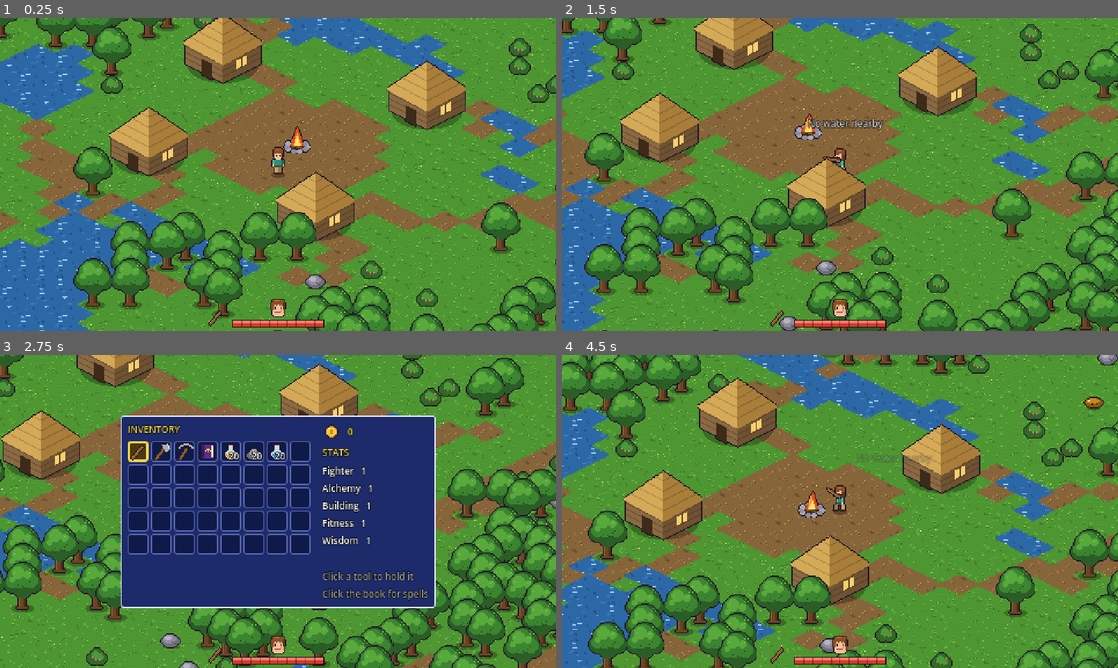
Above: before the commit, frames 1-4 (two rows, left to right).
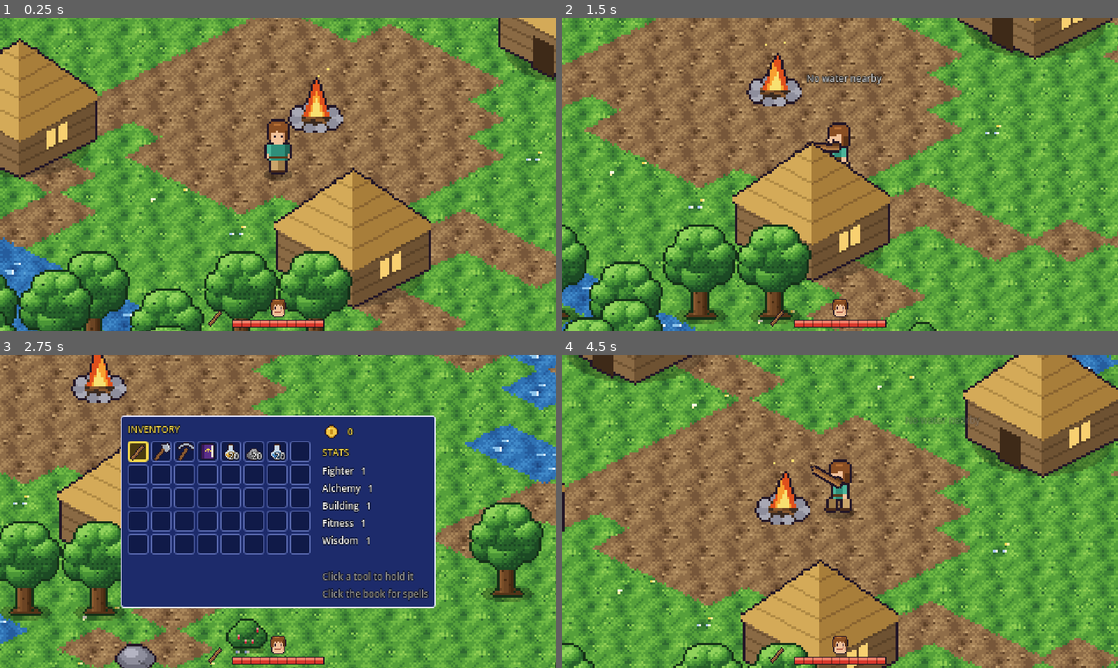
Above: after the commit, the same moments.

Repository: patrickyareinke/game1
Game: Godot game, scene res://scenes/main.tscn
Same seed, same stepped clock (60 frames per second), same inputs: the game is played once before the commit and once after it.
Inputs (mouse positions are in pixels of both pictures, inside the frame that each line leads up to):
- Up to frame 1 (0.25 s): no input
- Up to frame 2 (1.5 s): move the mouse to (962, 158) at 0.52 s; hold D 0.53-1.28 s; tap F at 0.6, 1.35 s; click (962, 158) at 0.67 s; move the mouse to (728, 190) at 1.27 s; hold S from 1.28 s (still down); click (728, 190) at 1.42 s
- Up to frame 3 (2.75 s): move the mouse to (333, 442) at 2.02 s; release S at 2.03 s; hold D from 2.03 s (still down); tap E at 2.1 s; click (333, 442) at 2.17 s; tap F at 2.3 s
- Up to frame 4 (4.5 s): move the mouse to (812, 574) at 2.77 s; release D at 2.78 s; hold W 2.78-3.53 s; tap Q at 2.85 s; click (812, 574) at 2.92 s; tap F at 3.05, 3.8 s; move the mouse to (1006, 558) at 3.52 s; hold A from 3.53 s (still down); tap 1 at 3.6 s; click (1006, 558) at 3.67 s; move the mouse to (673, 464) at 4.27 s; tap 2 at 4.35 s; click (673, 464) at 4.42 s

The runs differ from the first frame. In frame 1, 76% of the frame differs, in the area x 0-100%, y 0-100%; in frame 2, 72%; in frame 3, 48%; in frame 4, 77%.

Commit message:
Boss intro cinematic, manual pickups, 2x zoom, prettier pixel art
- Cave entry: slow fade to black, long hold, sudden cut to the Hive Mantis
  with a tilted push-in, roar + title card, then back to the player
- Six slimes in the boss room, half of them keep distance and spit slime
- Hidden stashes no longer auto-collect: very faint tile-shaped ring,
  press F on it
- Killed slimes leave tile-shaped remains with their ingredient + coins;
  F collects them and they disappear
- Camera zoom 2x (character twice as big), 1.5x in the boss cave
- Seamless dithered ground textures, shaded trees, bushes, slimes and boss

Co-Authored-By: Claude Opus 5.5 <noreply@anthropic.com>
Claude-Session: https://claude.ai/code/session_01CvBu1rya8CUCR7cnUQet3L

Diff:
--- a/scripts/boss.gd
+++ b/scripts/boss.gd
@@ -75,7 +75,7 @@
 
 	var player: Node2D = world.player
 	var dist := player.position.distance_to(position)
-	if not world.in_cave or dist > AGGRO_RANGE:
+	if not world.in_cave or dist > AGGRO_RANGE or Game.cutscene:
 		return
 	spit_t -= delta
 	slam_t -= delta
--- a/scripts/boss_spit.gd
+++ b/scripts/boss_spit.gd
@@ -8,19 +8,25 @@
 var world: Node2D
 var velocity := Vector2.ZERO
 var travelled := 0.0
+var color := Color(0.6, 0.95, 0.2)
+var speed := SPEED
 
 
-func setup(w: Node2D, from: Vector2, to: Vector2) -> void:
+func setup(w: Node2D, from: Vector2, to: Vector2, col := Color(0.6, 0.95, 0.2), spd := SPEED) -> void:
 	world = w
 	position = from
-	velocity = (to - from).normalized() * SPEED
+	color = col
+	speed = spd
+	velocity = (to - from).normalized() * speed
 	if velocity == Vector2.ZERO:
-		velocity = Vector2.DOWN * SPEED
+		velocity = Vector2.DOWN * speed
 
 
 func _physics_process(delta: float) -> void:
+	if Game.cutscene:
+		return
 	position += velocity * delta
-	travelled += SPEED * delta
+	travelled += speed * delta
 	if world.player.position.distance_to(position) < 8.0:
 		world.player.hurt(1, position)
 		_end()
@@ -36,11 +42,11 @@
 	draw_set_transform(Vector2.ZERO, 0.0, Vector2(1.0, 0.45))
 	draw_circle(Vector2.ZERO, 3.0, Color(0, 0, 0, 0.25))
 	draw_set_transform(Vector2.ZERO)
-	draw_circle(Vector2(0, -HEIGHT), 4.0, Color(0.35, 0.6, 0.1))
-	draw_circle(Vector2(0, -HEIGHT), 3.0, Color(0.6, 0.95, 0.2))
-	draw_circle(Vector2(-1, -HEIGHT - 1), 1.2, Color(0.9, 1, 0.6))
+	draw_circle(Vector2(0, -HEIGHT), 4.0, color.darkened(0.4))
+	draw_circle(Vector2(0, -HEIGHT), 3.0, color)
+	draw_circle(Vector2(-1, -HEIGHT - 1), 1.2, color.lightened(0.6))
 
 
 func _end() -> void:
-	world.ring_fx(position, 8.0, Color(0.6, 0.95, 0.2))
+	world.ring_fx(position, 8.0, color)
 	queue_free()
--- a/scripts/enemy.gd
+++ b/scripts/enemy.gd
@@ -19,6 +19,10 @@
 var root_t := 0.0
 var dead := false
 var hit_radius := 0.0        # extra hit size (big enemies use more)
+var spitter := false         # keeps its distance and spits slime
+var spit_t := 2.0
+const SPIT_RANGE := 120.0
+const SPIT_COLORS := {"oil": Color(0.95, 0.65, 0.15), "ash": Color(0.55, 0.55, 0.6), "water": Color(0.35, 0.7, 1.0)}
 var hurt_t := 0.0
 var knock := Vector2.ZERO
 var wander_dir := Vector2.ZERO
@@ -54,10 +58,22 @@
 
 	var player: Node2D = world.player
 	var to_player := player.position - position
-	if to_player.length() > ACTIVE_RANGE:
+	if to_player.length() > ACTIVE_RANGE or Game.cutscene:
 		return
 	var dir := Vector2.ZERO
-	if to_player.length() < CHASE_RANGE:
+	if spitter and to_player.length() < SPIT_RANGE:
+		# keep some distance, puff up and spit
+		if to_player.length() < 55.0:
+			dir = -to_player.normalized() * 0.8
+		spit_t -= delta
+		if spit_t <= 0.0 and root_t <= 0.0:
+			spit_t = randf_range(2.2, 3.2)
+			var tw := create_tween()
+			tw.tween_property(sprite, "scale", Vector2(1.25, 0.8), 0.15)
+			tw.tween_callback(func(): world.spawn_spit(position + Vector2(0, -4), world.player.position,
+				SPIT_COLORS[kind], 70.0))
+			tw.tween_property(sprite, "scale", Vector2.ONE, 0.12)
+	elif to_player.length() < CHASE_RANGE:
 		dir = to_player.normalized()
 	else:
 		wander_t -= delta
--- a/scripts/game_state.gd
+++ b/scripts/game_state.gd
@@ -81,6 +81,7 @@
 var build_mode := false
 var boss := {}               # boss bar info, written by boss.gd
 var boss_defeated := false
+var cutscene := false       # boss intro: player, enemies and boss wait
 
 
 func _ready() -> void:
@@ -265,3 +266,8 @@
 	if spell_upgrade[spell] != "":
 		return icons["up_" + spell_upgrade[spell]]
 	return icons[spell]
+
+
+func set_cutscene(on: bool) -> void:
+	cutscene = on
+	changed.emit()
--- /dev/null
+++ b/scripts/pickup.gd
@@ -0,0 +1,65 @@
+extends Node2D
+## Something on the ground you pick up with F.
+##   stash   - hidden ingredients: only a very faint ring shaped like the tile
+##   remains - what a killed slime leaves: a goo splat with its ingredient
+## Both sit exactly on their tile. Collecting removes them.
+
+const NEAR := 26.0           # player distance for "you can pick this up"
+
+var world: Node2D
+var kind := "stash"          # "stash" or "remains"
+var item := "oil"
+var count := 1
+var coins := 0
+var t := 0.0
+var near := false
+var sprite: Sprite2D
+
+
+func _ready() -> void:
+	t = randf() * 3.0
+	if kind == "remains":
+		sprite = Sprite2D.new()
+		sprite.texture = load("res://assets/sprites/remains_%s.png" % item)
+		sprite.offset = Vector2(0, 0)   # 34x20 splat centred on the tile centre
+		add_child(sprite)
+
+
+func _process(delta: float) -> void:
+	if world.player == null:
+		return
+	var d: float = world.player.position.distance_to(position)
+	if d > 260.0 and not near:
+		return                   # far away: nothing to animate
+	t += delta
+	near = d < NEAR
+	queue_redraw()
+
+
+func _draw() -> void:
+	if kind == "stash":
+		# very faint pulsing ring, the shape of the tile (iso diamond, inset)
+		var a := 0.10 + 0.06 * sin(t * 2.0)
+		if near:
+			a = 0.45 + 0.15 * sin(t * 6.0)
+		var pts := PackedVector2Array([Vector2(0, -6), Vector2(12, 0), Vector2(0, 6), Vector2(-12, 0), Vector2(0, -6)])
+		draw_polyline(pts, Color(1, 0.95, 0.7, a), 1.0)
+	if near:
+		# small "F" key hint above it
+		var p := Vector2(-4, -18 if kind == "remains" else -14)
+		draw_rect(Rect2(p, Vector2(8, 8)), Color(0.1, 0.1, 0.2, 0.85))
+		draw_rect(Rect2(p, Vector2(8, 8)), Color(1, 0.95, 0.7), false, 1.0)
+		draw_string(ThemeDB.fallback_font, p + Vector2(1.5, 6.5), "F", HORIZONTAL_ALIGNMENT_LEFT, -1, 7,
+			Color(1, 0.95, 0.7))
+
+
+func collect() -> void:
+	Game.add_item(item, count)
+	var text := "+%d %s" % [count, Game.ITEMS[item]["name"]]
+	if coins > 0:
+		Game.add_money(coins)
+		text += "  +%d coins" % coins
+	world.popup(position + Vector2(0, -22), text, Color(1, 0.9, 0.4))
+	world.ring_fx(position, 12.0, Color(1, 0.9, 0.4), 0.4)
+	world.pickups.erase(self)
+	queue_free()
--- a/scripts/player.gd
+++ b/scripts/player.gd
@@ -13,6 +13,8 @@
 const SWING_ARC := deg_to_rad(150.0)
 const REACH := 16.0
 const INVULN_TIME := 1.0
+const ZOOM := 2.0                    # character shown at double size
+const CAVE_ZOOM := 1.5               # a bit wider in the boss cave
 
 var world: Node2D
 var dir := Dir.DOWN
@@ -51,6 +53,8 @@
 	add_child(stick)
 
 	cam = Camera2D.new()
+	cam.zoom = Vector2(ZOOM, ZOOM)
+	cam.ignore_rotation = false          # the boss intro tilts the camera
 	add_child(cam)
 
 
@@ -60,6 +64,9 @@
 
 
 func _physics_process(delta: float) -> void:
+	if Game.cutscene:
+		sprite.frame = dir * 4
+		return
 	var input := Vector2(
 		float(Input.is_physical_key_pressed(KEY_D)) - float(Input.is_physical_key_pressed(KEY_A)),
 		float(Input.is_physical_key_pressed(KEY_S)) - float(Input.is_physical_key_pressed(KEY_W)))
@@ -101,6 +108,9 @@
 		cam_target = ((world.boss.position + Vector2(0, -40)) - position) * 0.5
 		cam_target = cam_target.limit_length(110.0)
 	cam.offset = cam.offset.lerp(cam_target, minf(1.0, delta * 5.0))
+	var z := CAVE_ZOOM if world.in_cave else ZOOM
+	cam.zoom = cam.zoom.lerp(Vector2(z, z), minf(1.0, delta * 4.0))
+	cam.rotation = lerpf(cam.rotation, 0.0, minf(1.0, delta * 4.0))
 
 	for id in cooldowns:
 		cooldowns[id] = maxf(cooldowns[id] - delta, 0.0)
@@ -110,9 +120,11 @@
 
 
 func _unhandled_input(event: InputEvent) -> void:
+	if Game.cutscene:
+		return
 	var key := event as InputEventKey
 	if key and key.pressed and not key.echo and key.physical_keycode == KEY_F:
-		_gather_water()
+		_interact()
 		return
 
 	var mb := event as InputEventMouseButton
@@ -188,6 +200,12 @@
 
 # --- misc ------------------------------------------------------------------
 
+func _interact() -> void:
+	## F: pick up stash / remains if one is close, otherwise scoop water.
+	if not world.try_collect(position):
+		_gather_water()
+
+
 func _gather_water() -> void:
 	var cell: Vector2i = world.screen_to_grid(position)
 	for dy in range(-1, 2):
--- a/scripts/ui.gd
+++ b/scripts/ui.gd
@@ -37,6 +37,9 @@
 var upgrade_icon: TextureRect
 var pending_upgrades: Array[String] = []
 var upgrade_spell := ""
+var fade: ColorRect              # full-screen black for the cave intro
+var title: Label
+var subtitle: Label
 
 
 func _ready() -> void:
@@ -46,6 +49,7 @@
 	_build_book()
 	_build_ring()
 	_build_upgrade()
+	_build_cinema()
 	Game.changed.connect(refresh)
 	Game.upgrade_ready.connect(_on_upgrade_ready)
 	refresh()
@@ -332,6 +336,42 @@
 	_show_next_upgrade()
 
 
+# --- cinematic -------------------------------------------------------------
+
+func _build_cinema() -> void:
+	var layer := CanvasLayer.new()
+	layer.layer = 10                  # above the HUD
+	add_child(layer)
+	fade = ColorRect.new()
+	fade.color = Color(0, 0, 0, 0)
+	fade.size = SCREEN
+	fade.mouse_filter = Control.MOUSE_FILTER_IGNORE
+	layer.add_child(fade)
+	title = _label("", Color(0.9, 0.65, 1.0))
+	title.add_theme_font_size_override("font_size", 24)
+	title.add_theme_constant_override("outline_size", 6)
+	subtitle = _label("", Color(1, 1, 1, 0.85))
+	for l in [title, subtitle]:
+		l.size = Vector2(SCREEN.x, 30)
+		l.horizontal_alignment = HORIZONTAL_ALIGNMENT_CENTER
+		l.modulate.a = 0.0
+		layer.add_child(l)
+	title.position = Vector2(0, SCREEN.y - 78)
+	subtitle.position = Vector2(0, SCREEN.y - 50)
+
+
+func show_title(big: String, small: String, hold: float) -> void:
+	title.text = big
+	subtitle.text = small
+	var tw := create_tween().set_parallel()
+	for l in [title, subtitle]:
+		l.modulate.a = 0.0
+		tw.tween_property(l, "modulate:a", 1.0, 0.25)
+	tw.chain().tween_interval(hold)
+	tw.chain().tween_property(title, "modulate:a", 0.0, 0.4)
+	tw.parallel().tween_property(subtitle, "modulate:a", 0.0, 0.4)
+
+
 # --- input -----------------------------------------------------------------
 
 func _unhandled_input(event: InputEvent) -> void:
@@ -399,7 +439,9 @@
 	face.texture = Game.icons["face_hurt"] if Game.hp <= 3 else Game.icons["face"]
 	hp_bar.queue_redraw()
 	build_label.visible = Game.build_mode
-	boss_box.visible = Game.boss.get("visible", false)
+	for n in [face, hp_bar, tool_icon]:
+		n.visible = not Game.cutscene
+	boss_box.visible = Game.boss.get("visible", false) and not Game.cutscene
 	if boss_box.visible:
 		if Game.boss["open"]:
 			boss_status.text = "Cage open! Burn the heart with fire!"
--- a/scripts/world.gd
+++ b/scripts/world.gd
@@ -57,7 +57,8 @@
 var terrain := PackedByteArray()   # T per cell, index = y * GRID_W + x
 var variant := PackedByteArray()   # random 0..99 per cell for tile variety
 var props := {}                    # Vector2i -> { "type": String, "node": Sprite2D }
-var stashes := {}                  # Vector2i -> { "id": String, "count": int } (invisible)
+var pickups: Array = []            # pickup.gd nodes: hidden stashes and monster remains
+var pickup_layer := Node2D.new()
 var village := Vector2i.ZERO       # fireplace cell
 var fire: Sprite2D
 var anim_time := 0.0
@@ -65,7 +66,7 @@
 var mountain := Vector2i.ZERO      # mountain centre
 var cave_entrance := Vector2i.ZERO # step here (overworld) -> into the cave
 var mountain_exit := Vector2i.ZERO # where you come out again
-var arena_arrival := ARENA + Vector2i(8, 8)
+var arena_arrival := ARENA + Vector2i(5, 5)
 var cave_exit := ARENA + Vector2i(11, 11)
 var mountain_decor: Array = []    # [Sprite2D, keep_visible_in_cave]
 var in_cave := false
@@ -97,6 +98,8 @@
 	entities = Node2D.new()
 	entities.y_sort_enabled = true      # things lower on screen draw in front
 	add_child(entities)
+	pickup_layer.z_index = -3           # on the ground, under people and props
+	add_child(pickup_layer)
 
 	for cell in props:
 		_spawn_prop_node(cell)
@@ -454,7 +457,6 @@
 
 func on_player_cell(cell: Vector2i) -> void:
 	## Called by the player on every new tile.
-	check_hidden(cell)
 	if cell == cave_entrance and not in_cave:
 		enter_cave()
 	elif cell == cave_exit and in_cave:
@@ -473,6 +475,26 @@
 
 
 func enter_cave() -> void:
+	## Dramatic entry: slow fade to black, a long moment of darkness, then a
+	## sudden cut to the boss with a zoomed, tilted camera, a roar, and back.
+	if Game.cutscene:
+		return
+	Game.set_cutscene(true)
+	var boss_alive := not Game.boss_defeated
+	var tw := create_tween()
+	tw.tween_property(ui.fade, "color:a", 1.0, 0.9 if boss_alive else 0.4) \
+		.set_trans(Tween.TRANS_SINE).set_ease(Tween.EASE_IN)
+	tw.tween_callback(_arrive_in_cave)
+	if boss_alive:
+		tw.tween_interval(1.8)               # hold the black a little longer
+		tw.tween_callback(_boss_reveal)
+	else:
+		tw.tween_interval(0.3)
+		tw.tween_property(ui.fade, "color:a", 0.0, 0.4)
+		tw.tween_callback(func(): Game.set_cutscene(false))
+
+
+func _arrive_in_cave() -> void:
 	player.position = cell_center(arena_arrival)
 	player.last_cell = arena_arrival
 	if boss == null and not Game.boss_defeated:
@@ -483,8 +505,72 @@
 		for dy in range(-1, 2):
 			for dx in range(-1, 2):
 				props[ARENA + Vector2i(-3 + dx, -3 + dy)] = {"type": "block"}
+	_fill_arena_slimes()
 	_set_cave_view(true)
-	popup(player.position + Vector2(0, -40), "The Hive", Color(0.85, 0.6, 1.0))
+	var cam: Camera2D = player.cam
+	cam.offset = Vector2.ZERO
+	cam.rotation = 0.0
+	var z: float = player.CAVE_ZOOM
+	cam.zoom = Vector2(z, z)
+
+
+func _fill_arena_slimes() -> void:
+	## Slimes crawling around the boss room; about half of them spit.
+	const ARENA_SLIMES := 6
+	var have := get_tree().get_nodes_in_group("arena_slimes").size()
+	var cells := []
+	for dy in range(-int(ARENA_R), int(ARENA_R) + 1):
+		for dx in range(-int(ARENA_R), int(ARENA_R) + 1):
+			var c := ARENA + Vector2i(dx, dy)
+			if terrain_at(c) == T.CAVE and is_walkable_cell(c) \
+					and Vector2(c).distance_to(Vector2(ARENA + Vector2i(-3, -3))) > 4.0 \
+					and Vector2(c).distance_to(Vector2(arena_arrival)) > 5.0:
+				cells.append(c)
+	cells.shuffle()
+	for i in range(have, ARENA_SLIMES):
+		if cells.is_empty():
+			return
+		var e := ENEMY_SCRIPT.new()
+		e.world = self
+		e.kind = ["oil", "ash", "water"][rng.randi_range(0, 2)]
+		e.spitter = i % 2 == 0
+		e.position = cell_center(cells.pop_back())
+		e.add_to_group("arena_slimes")
+		entities.add_child(e)
+
+
+func _boss_reveal() -> void:
+	var cam: Camera2D = player.cam
+	var focus: Vector2 = boss.position + Vector2(0, -40) - player.position
+	ui.fade.color.a = 0.0                        # sudden cut back to the light
+	cam.offset = focus + Vector2(-30, 10)
+	cam.zoom = Vector2(3.1, 3.1)
+	cam.rotation = -0.09
+	var tw := create_tween()
+	# slow drifting push-in with the camera swinging across (perspective shift)
+	tw.set_parallel()
+	tw.tween_property(cam, "offset", focus + Vector2(20, -6), 1.6).set_trans(Tween.TRANS_SINE)
+	tw.tween_property(cam, "rotation", 0.07, 1.6).set_trans(Tween.TRANS_SINE)
+	tw.tween_property(cam, "zoom", Vector2(2.5, 2.5), 1.6).set_trans(Tween.TRANS_SINE)
+	tw.set_parallel(false)
+	# the roar: snap in, title card, shake
+	tw.tween_callback(func():
+		ring_fx(boss.position + Vector2(0, -30), 70.0, Color(0.9, 0.5, 1.0), 0.6)
+		ui.show_title("HIVE MANTIS", "Guardian of the Hive", 1.2))
+	tw.tween_property(cam, "zoom", Vector2(2.9, 2.9), 0.12).set_trans(Tween.TRANS_BACK)
+	tw.tween_property(cam, "rotation", -0.03, 0.12)
+	for i in 8:
+		var k := 6.0 * (1.0 - i / 8.0)
+		tw.tween_property(cam, "offset", focus + Vector2(randf_range(-k, k), randf_range(-k, k)), 0.05)
+	tw.tween_interval(1.0)
+	# back to the player
+	var z: float = player.CAVE_ZOOM
+	tw.set_parallel()
+	tw.tween_property(cam, "offset", Vector2.ZERO, 0.9).set_trans(Tween.TRANS_CUBIC).set_ease(Tween.EASE_IN_OUT)
+	tw.tween_property(cam, "zoom", Vector2(z, z), 0.9).set_trans(Tween.TRANS_CUBIC).set_ease(Tween.EASE_IN_OUT)
+	tw.tween_property(cam, "rotation", 0.0, 0.9).set_trans(Tween.TRANS_CUBIC).set_ease(Tween.EASE_IN_OUT)
+	tw.set_parallel(false)
+	tw.tween_callback(func(): Game.set_cutscene(false))
 
 
 func exit_cave() -> void:
@@ -511,9 +597,9 @@
 	Game.changed.emit()
 
 
-func spawn_spit(from: Vector2, to: Vector2) -> void:
+func spawn_spit(from: Vector2, to: Vector2, col := Color(0.6, 0.95, 0.2), spd := 110.0) -> void:
 	var sp := preload("res://scripts/boss_spit.gd").new()
-	sp.setup(self, from, to)
+	sp.setup(self, from, to, col, spd)
 	entities.add_child(sp)
 
 
@@ -554,19 +640,35 @@
 				candidates.append([cell, item])
 	candidates.shuffle()
 	for c in candidates.slice(0, HIDDEN_COUNT):
-		stashes[c[0]] = {"id": c[1], "count": randi_range(1, 2)}
-
-
-func check_hidden(cell: Vector2i) -> void:
-	## Called by the player on every new tile.
-	if not stashes.has(cell):
-		return
-	var h: Dictionary = stashes[cell]
-	stashes.erase(cell)
-	Game.add_item(h["id"], h["count"])
-	var pos := cell_center(cell)
-	popup(pos + Vector2(0, -36), "Found %d %s!" % [h["count"], Game.ITEMS[h["id"]]["name"]], Color(1, 0.9, 0.4))
-	ring_fx(pos, 14.0, Color(1, 0.9, 0.4), 0.5)
+		spawn_pickup("stash", c[1], randi_range(1, 2), 0, c[0])
+
+
+func spawn_pickup(kind: String, item: String, count: int, coins: int, cell: Vector2i) -> void:
+	## Ground pickup sitting exactly on the centre of its tile.
+	var p := preload("res://scripts/pickup.gd").new()
+	p.world = self
+	p.kind = kind
+	p.item = item
+	p.count = count
+	p.coins = coins
+	p.position = cell_center(cell)
+	pickup_layer.add_child(p)
+	pickups.append(p)
+
+
+func try_collect(pos: Vector2) -> bool:
+	## F: pick up the closest stash / remains next to the player.
+	var best: Node2D = null
+	var best_d: float = preload("res://scripts/pickup.gd").NEAR
+	for p in pickups:
+		var d: float = p.position.distance_to(pos)
+		if d < best_d:
+			best_d = d
+			best = p
+	if best == null:
+		return false
+	best.collect()
+	return true
 
 
 # --- enemies ---------------------------------------------------------------
@@ -591,13 +693,14 @@
 
 
 func on_enemy_killed(enemy: Node2D) -> void:
-	var coins := rng.randi_range(1, 3)
-	Game.add_money(coins)
-	var item: String = enemy.kind
-	var count := rng.randi_range(1, 2)
-	Game.add_item(item, count)
-	var text := "+%d %s  +%d coins" % [count, Game.ITEMS[item]["name"], coins]
-	popup(enemy.position + Vector2(0, -30), text, Color(1, 0.85, 0.3))
+	## The slime leaves remains on its tile; walk there and press F.
+	var cell := screen_to_grid(enemy.position)
+	if not is_walkable_cell(cell):
+		for d in [Vector2i(1, 0), Vector2i(-1, 0), Vector2i(0, 1), Vector2i(0, -1)]:
+			if is_walkable_cell(cell + d):
+				cell += d
+				break
+	spawn_pickup("remains", enemy.kind, rng.randi_range(1, 2), rng.randi_range(1, 3), cell)
 	ring_fx(enemy.position, 14.0, Color(0.5, 1, 0.4))
 
 
@@ -751,10 +854,12 @@
 	l.add_theme_constant_override("outline_size", 2)
 	l.horizontal_alignment = HORIZONTAL_ALIGNMENT_CENTER
 	l.size = Vector2(120, 12)
-	l.position = pos - Vector2(60, 6)
+	var z: float = player.cam.zoom.x if player and player.cam else 1.0
+	l.scale = Vector2.ONE / z
+	l.position = pos - Vector2(60, 6) / z
 	add_child(l)
 	var tw := create_tween()
-	tw.tween_property(l, "position:y", l.position.y - 14, 0.8)
+	tw.tween_property(l, "position:y", l.position.y - 14 / z, 0.8)
 	tw.parallel().tween_property(l, "modulate:a", 0.0, 0.5).set_delay(0.3)
 	tw.tween_callback(l.queue_free)
 
Binary file changed: assets/sprites/boss_body.png
Binary file changed: assets/sprites/bush.png
Binary file added: assets/sprites/remains_ash.png
Binary file added: assets/sprites/remains_oil.png
Binary file added: assets/sprites/remains_water.png
Binary file changed: assets/sprites/slime_ash.png
Binary file changed: assets/sprites/slime_oil.png
Binary file changed: assets/sprites/slime_water.png
Binary file changed: assets/sprites/tree.png
Binary file changed: assets/tiles/terrain.png
